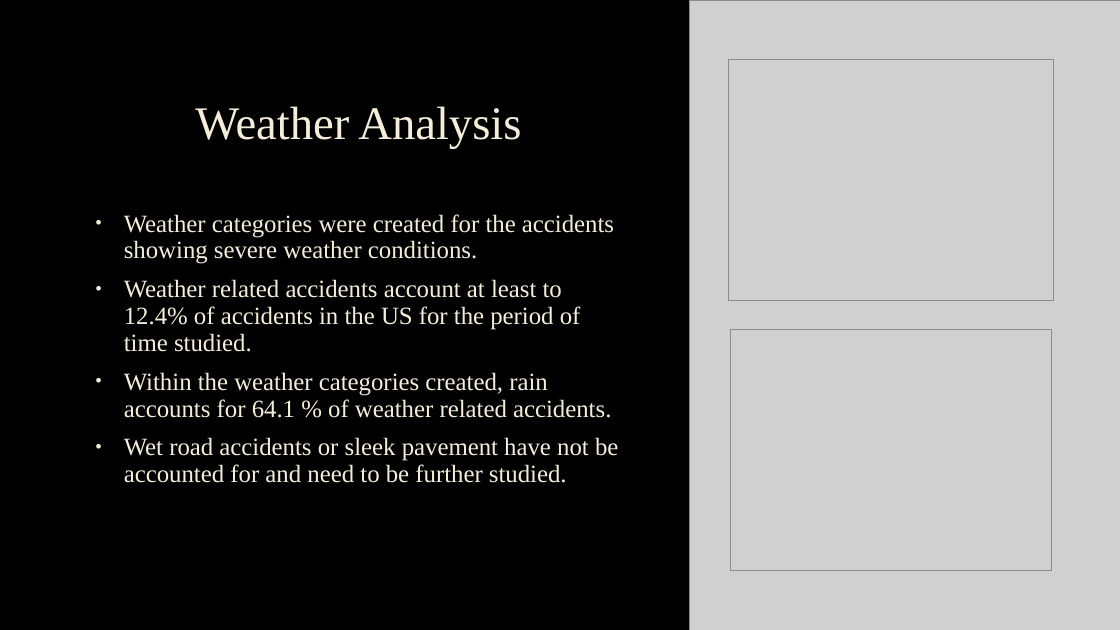
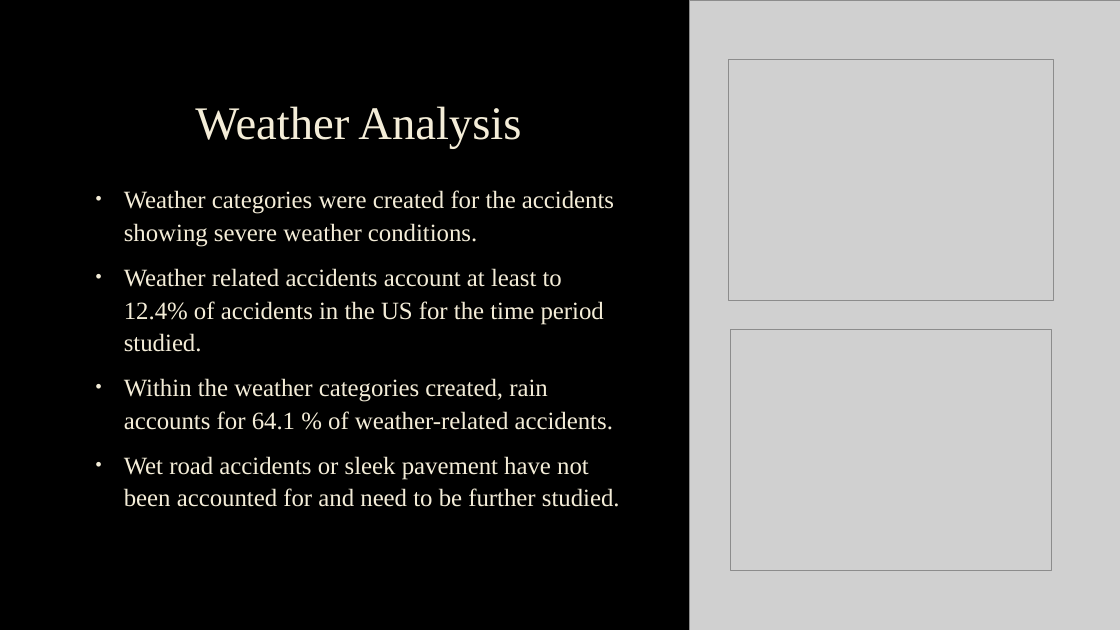
Before and after one commit to lilijo6/Project-Group-3, a slide deck: slide 12 of US Accidents Analysis_Group.pptx. Drawn at 1120x630 pixels with LibreOffice and Linux fonts; fonts in the diff are those of the drawing; grey boxes stand for pictures; background and template pictures are left out. Boxes give left, top, right and bottom in pixels: in the first picture for what was removed or moved away, otherwise in the second. Text is boxed around its words. In the diff, an @@ line names an element or a change of style, - is before the commit and + after.

```diff
--- a/US Accidents Analysis_Group.pptx
+++ b/US Accidents Analysis_Group.pptx
@@ text at <box>124,190,614,246</box>: line spacing 0.9 to 1.1 @@
@@ text at <box>124,268,620,507</box>: text changed @@
-• Weather related accidents account at least to 12.4% of accidents in the US for the period of time studied.
-• Within the weather categories created, rain accounts for 64.1 % of weather related accidents.
-• Wet road accidents or sleek pavement have not be accounted for and need to be further studied.
+• Weather related accidents account at least to 12.4% of accidents in the US for the time period studied.
+• Within the weather categories created, rain accounts for 64.1 % of weather-related accidents.
+• Wet road accidents or sleek pavement have not been accounted for and need to be further studied.
```
Also in this commit, not shown: 2 other slides changed, 1 slide added, 7 other files.
